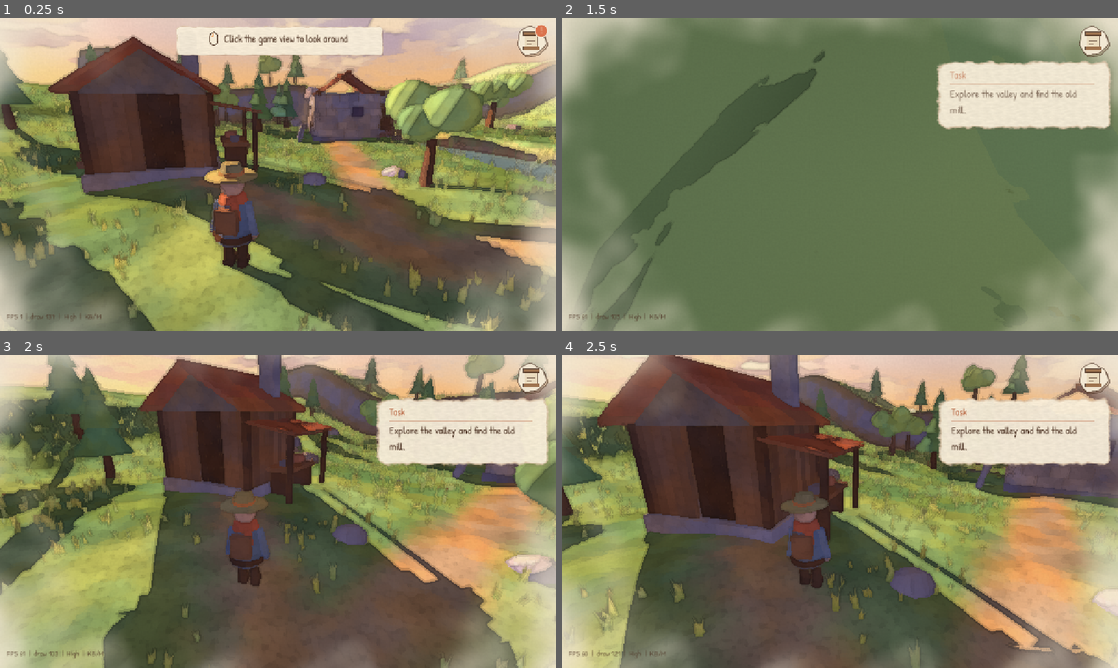
Above: before the commit, frames 1-4 (two rows, left to right).
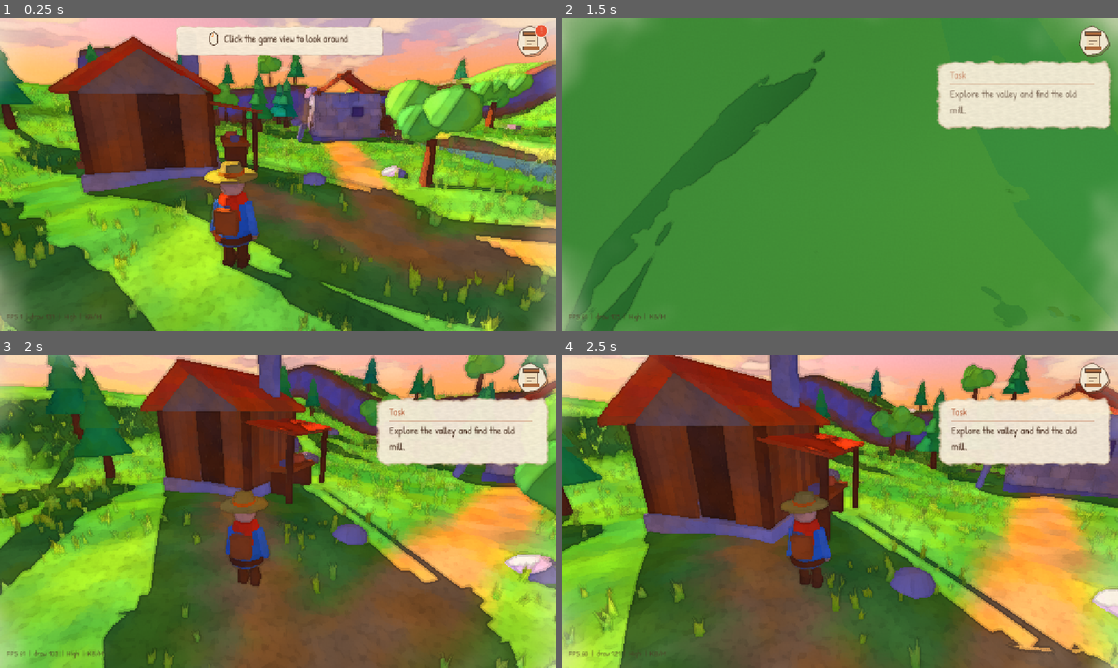
Above: after the commit, the same moments.

Repository: meyildiz1994/degirmen-vadisi
Game: Godot game, scene res://scenes/world/world.tscn
Same seed, same stepped clock (60 frames per second), same inputs: the game is played once before the commit and once after it.
Inputs (mouse positions are in pixels of both pictures, inside the frame that each line leads up to):
- Up to frame 1 (0.25 s): no input
- Up to frame 2 (1.5 s): tap Enter at 0.5 s; move the mouse to (962, 158) at 0.52 s; hold D (move_right) 0.53-1.28 s; hold E (interact) 0.53-1.28 s; click (962, 158) at 0.67 s; move the mouse to (812, 174) at 1.27 s; hold W (move_forward) from 1.28 s (still down); tap J (quest_log) at 1.35 s
- Up to frame 3 (2 s): keep holding W (move_forward)
- Up to frame 4 (2.5 s): keep holding W (move_forward); move the mouse to (851, 505) at 2.02 s; hold E (interact) from 2.03 s (still down)

The runs differ from the first frame. In frame 1, 60% of the frame differs, in the area x 0-100%, y 0-100%; in frame 2, 93%; in frame 3, 55%; in frame 4, 53%.

Commit message:
Görsel: daha canlı renkler
- Palet daha doygun (yosun yeşili, gün batımı turuncusu, gök mavisi, lavanta)
- Nesne shader'ına pigment canlılığı (vibrance) eklendi
- Ekran efekti: doygunluk 0.9 -> 1.14, kâğıt dokusu ve kenar beyazlatma hafifletildi
- Güneş daha az turuncu (yeşiller sararmasın), ortam ışığı daha açık lavanta
- Sis daha geride başlıyor; gökyüzü ve su daha doygun

Co-Authored-By: Claude Opus 5.5 <noreply@anthropic.com>
Claude-Session: https://claude.ai/code/session_01XSzBb5CLpSanCdnQjNsbSH

Diff:
--- a/scripts/render/palette.gd
+++ b/scripts/render/palette.gd
@@ -4,29 +4,29 @@
 
 const PAPER := Color(0.96, 0.92, 0.84)
 const PAPER_SHADE := Color(0.88, 0.83, 0.76)
-const MOSS := Color(0.44, 0.60, 0.33)
-const MOSS_LIGHT := Color(0.62, 0.74, 0.42)
-const MOSS_DARK := Color(0.30, 0.46, 0.30)
-const PINE := Color(0.24, 0.40, 0.33)
-const EARTH := Color(0.55, 0.40, 0.27)
-const EARTH_LIGHT := Color(0.74, 0.60, 0.43)
-const SAND := Color(0.84, 0.74, 0.57)
-const SKY := Color(0.55, 0.70, 0.83)
-const SUNSET := Color(0.95, 0.60, 0.32)
-const SUNSET_LIGHT := Color(0.99, 0.80, 0.55)
-const LAVENDER := Color(0.60, 0.56, 0.74)
-const STONE := Color(0.68, 0.65, 0.66)
-const STONE_DARK := Color(0.52, 0.50, 0.55)
-const WOOD := Color(0.62, 0.45, 0.31)
-const WOOD_DARK := Color(0.44, 0.31, 0.22)
-const WOOD_OLD := Color(0.56, 0.50, 0.43)
-const ROOF := Color(0.72, 0.42, 0.30)
-const CLAY := Color(0.78, 0.50, 0.36)
-const COPPER := Color(0.85, 0.52, 0.30)
-const COPPER_PATINA := Color(0.45, 0.70, 0.62)
-const IRON := Color(0.55, 0.33, 0.27)
-const REED := Color(0.74, 0.70, 0.44)
+const MOSS := Color(0.36, 0.62, 0.27)
+const MOSS_LIGHT := Color(0.58, 0.79, 0.34)
+const MOSS_DARK := Color(0.20, 0.47, 0.25)
+const PINE := Color(0.14, 0.43, 0.35)
+const EARTH := Color(0.60, 0.38, 0.22)
+const EARTH_LIGHT := Color(0.80, 0.60, 0.38)
+const SAND := Color(0.90, 0.76, 0.52)
+const SKY := Color(0.45, 0.68, 0.90)
+const SUNSET := Color(0.99, 0.54, 0.22)
+const SUNSET_LIGHT := Color(1.0, 0.78, 0.48)
+const LAVENDER := Color(0.57, 0.48, 0.82)
+const STONE := Color(0.70, 0.66, 0.72)
+const STONE_DARK := Color(0.50, 0.46, 0.58)
+const WOOD := Color(0.68, 0.42, 0.24)
+const WOOD_DARK := Color(0.46, 0.28, 0.18)
+const WOOD_OLD := Color(0.60, 0.50, 0.40)
+const ROOF := Color(0.84, 0.36, 0.22)
+const CLAY := Color(0.86, 0.48, 0.30)
+const COPPER := Color(0.94, 0.50, 0.22)
+const COPPER_PATINA := Color(0.30, 0.74, 0.62)
+const IRON := Color(0.62, 0.28, 0.22)
+const REED := Color(0.80, 0.72, 0.38)
 const INK := Color(0.30, 0.20, 0.14)
 const SKIN := Color(0.93, 0.76, 0.62)
-const SCARF := Color(0.86, 0.45, 0.30)
-const TUNIC := Color(0.44, 0.55, 0.68)
+const SCARF := Color(0.92, 0.32, 0.20)
+const TUNIC := Color(0.28, 0.50, 0.78)
--- a/scripts/world/atmosphere.gd
+++ b/scripts/world/atmosphere.gd
@@ -20,8 +20,8 @@
 func _build_sun() -> void:
 	sun = DirectionalLight3D.new()
 	sun.name = "Sun"
-	sun.light_color = Color(1.0, 0.89, 0.74)
-	sun.light_energy = 1.25
+	sun.light_color = Color(1.0, 0.93, 0.82)
+	sun.light_energy = 1.4
 	sun.shadow_enabled = true
 	sun.shadow_bias = 0.06
 	sun.shadow_normal_bias = 1.6
@@ -63,20 +63,20 @@
 	environment.sky = sky
 	# Gölgeler siyah değil lavanta: ortam ışığı sabit lavanta rengi
 	environment.ambient_light_source = Environment.AMBIENT_SOURCE_COLOR
-	environment.ambient_light_color = Color(0.66, 0.62, 0.82)
-	environment.ambient_light_energy = 0.74
+	environment.ambient_light_color = Color(0.64, 0.62, 0.88)
+	environment.ambient_light_energy = 0.8
 	environment.reflected_light_source = Environment.REFLECTION_SOURCE_DISABLED
 	environment.tonemap_mode = Environment.TONE_MAPPER_LINEAR
 	environment.tonemap_exposure = 1.0
 	# Kâğıt tonunda derinlik sisi: uzaklar kâğıda solar
 	environment.fog_enabled = true
 	environment.fog_mode = Environment.FOG_MODE_DEPTH
-	environment.fog_light_color = Palette.PAPER.lerp(Palette.SUNSET_LIGHT, 0.15)
+	environment.fog_light_color = Palette.PAPER.lerp(Palette.SUNSET_LIGHT, 0.3)
 	environment.fog_light_energy = 1.0
 	environment.fog_sun_scatter = 0.15
 	environment.fog_density = 1.0
-	environment.fog_depth_begin = 18.0
-	environment.fog_depth_end = 95.0
+	environment.fog_depth_begin = 30.0
+	environment.fog_depth_end = 130.0
 	environment.fog_depth_curve = 1.6
 	environment.fog_sky_affect = 0.0
 	environment.adjustment_enabled = false
--- a/shaders/sky.gdshader
+++ b/shaders/sky.gdshader
@@ -1,9 +1,9 @@
 shader_type sky;
 // Kodla üretilmiş gün batımı gökyüzü: yumuşak gradyan + kenarları dağınık bulutlar.
 
-uniform vec3 zenith_color : source_color = vec3(0.52, 0.67, 0.82);
-uniform vec3 mid_color : source_color = vec3(0.86, 0.77, 0.80);
-uniform vec3 horizon_color : source_color = vec3(0.99, 0.77, 0.52);
+uniform vec3 zenith_color : source_color = vec3(0.38, 0.60, 0.88);
+uniform vec3 mid_color : source_color = vec3(0.92, 0.70, 0.78);
+uniform vec3 horizon_color : source_color = vec3(1.0, 0.68, 0.38);
 uniform vec3 paper_color : source_color = vec3(0.96, 0.92, 0.84);
 uniform vec3 sun_color : source_color = vec3(1.0, 0.72, 0.42);
 uniform vec3 cloud_light : source_color = vec3(1.0, 0.92, 0.82);
--- a/shaders/water.gdshader
+++ b/shaders/water.gdshader
@@ -3,8 +3,8 @@
 // UV.x: dere boyunca enine (0..1), UV.y: akış yönünde metre. COLOR.r: akış hızı çarpanı.
 render_mode blend_mix, depth_draw_never, cull_disabled, unshaded, specular_disabled, shadows_disabled;
 
-uniform vec4 deep_color : source_color = vec4(0.33, 0.55, 0.66, 0.80);
-uniform vec4 shallow_color : source_color = vec4(0.52, 0.74, 0.70, 0.62);
+uniform vec4 deep_color : source_color = vec4(0.18, 0.50, 0.70, 0.84);
+uniform vec4 shallow_color : source_color = vec4(0.32, 0.76, 0.72, 0.66);
 uniform vec4 stroke_color : source_color = vec4(0.98, 0.96, 0.91, 0.85);
 uniform vec3 sunset_glint : source_color = vec3(0.99, 0.80, 0.58);
 uniform vec3 paper_color : source_color = vec3(0.96, 0.92, 0.84);
--- a/shaders/watercolor_screen.gdshader
+++ b/shaders/watercolor_screen.gdshader
@@ -6,19 +6,19 @@
 uniform sampler2D paper_noise : hint_default_white, filter_linear_mipmap, repeat_enable;
 uniform sampler2D blot_noise : hint_default_white, filter_linear, repeat_enable;
 uniform vec3 paper_color : source_color = vec3(0.96, 0.92, 0.84);
-uniform float paper_strength = 0.16;
+uniform float paper_strength = 0.10;
 uniform float paper_scale = 2.2;
-uniform float saturation = 0.9;
-uniform vec3 warm_tint : source_color = vec3(1.03, 0.99, 0.92);
+uniform float saturation = 1.14;
+uniform vec3 warm_tint : source_color = vec3(1.03, 1.0, 0.95);
 uniform bool bleed_enabled = true;
 uniform float bleed_amount = 0.0022;
 uniform bool wet_edges_enabled = true;
 uniform float wet_edge_strength = 0.35;
 uniform bool kuwahara_enabled = false;
 uniform int kuwahara_radius = 2;
-uniform float vignette_start = 0.62;
+uniform float vignette_start = 0.72;
 uniform float vignette_width = 0.38;
-uniform float vignette_strength = 0.92;
+uniform float vignette_strength = 0.78;
 
 vec3 sample_screen(vec2 uv) {
 	return textureLod(screen_tex, uv, 0.0).rgb;
Not shown, changed: shaders/watercolor_common.gdshaderinc
